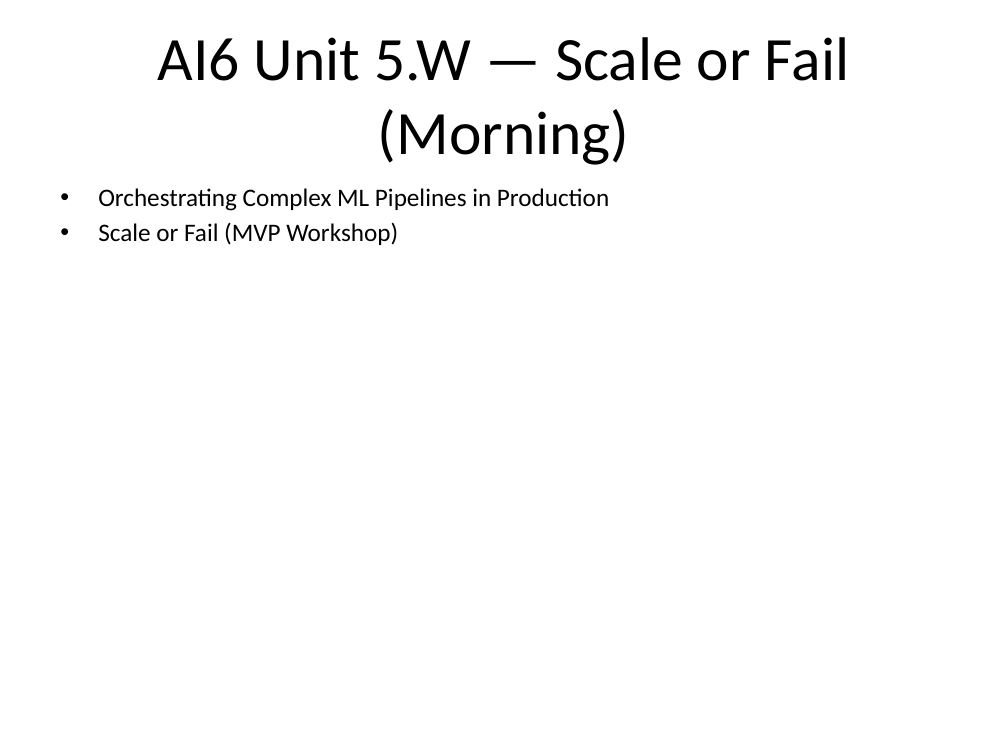
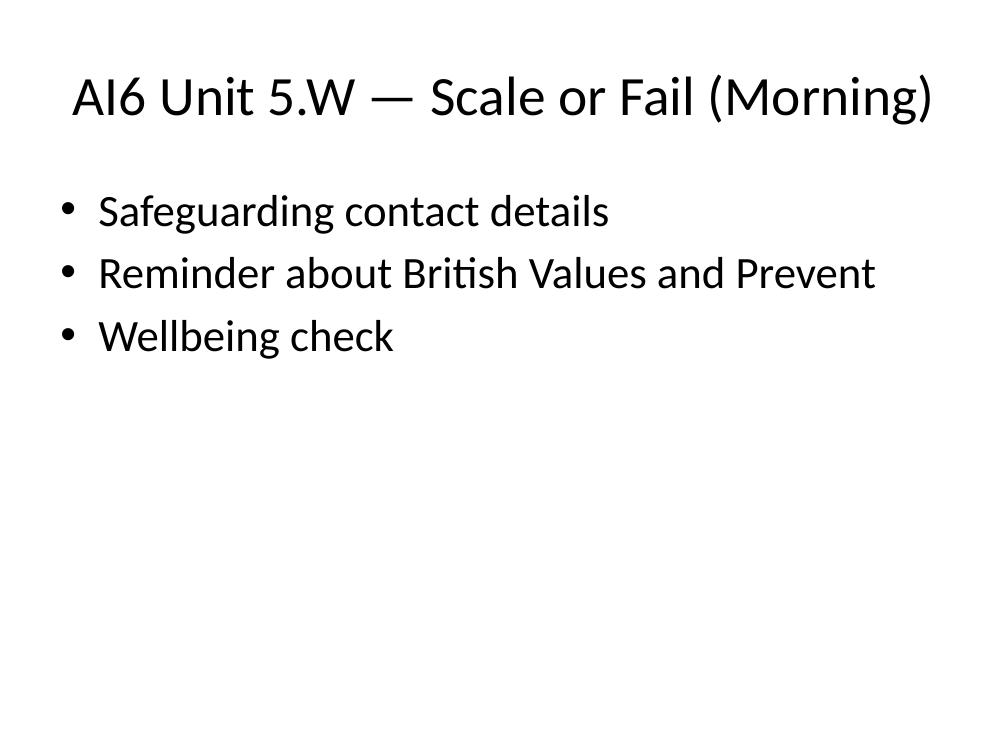
Before and after one commit to Corndel/AI6-5W, a slide deck: slide 1 of slides/morning_deck_scale_or_fail.pptx. Drawn at 1008x756 pixels with LibreOffice and Linux fonts; fonts in the diff are those of the drawing. Boxes give left, top, right and bottom in pixels: in the first picture for what was removed or moved away, otherwise in the second. Text is boxed around its words. In the diff, an @@ line names an element or a change of style, - is before the commit and + after.

```diff
--- a/slides/morning_deck_scale_or_fail.pptx
+++ b/slides/morning_deck_scale_or_fail.pptx
@@ title "AI6 Unit 5.W — Scale ..." at bbox=[73, 74, 934, 125]: size 44 to 39.6 pt @@
@@ text at bbox=[98, 195, 876, 359]: text changed; size 18 to 32 pt @@
-• Orchestrating Complex ML Pipelines in Production
-• Scale or Fail (MVP Workshop)
+• Safeguarding contact details
+• Reminder about British Values and Prevent
+• Wellbeing check
```
Also in this commit, not shown: 15 other slides changed, 1 slide added, 1 other file.
